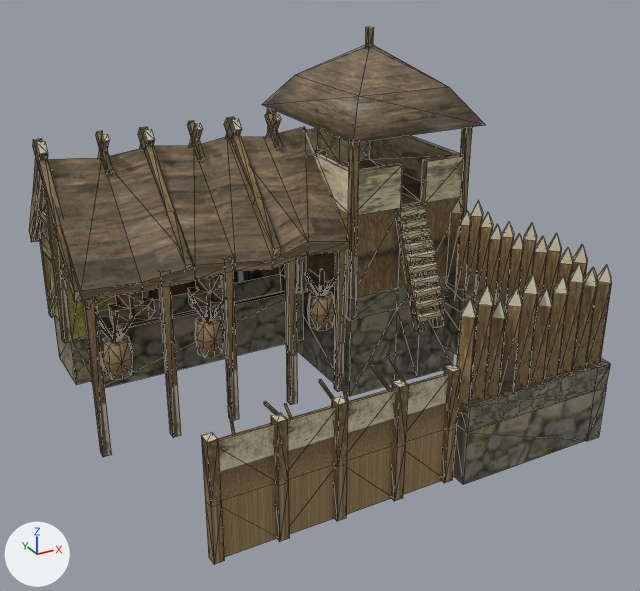
One commit to the COLLADA model art/meshes/structural/suebians/range.dae: the scene before it, then after it.
Rendered twice from a camera (50 mm lens) standing at (-20.5, -37.2, 21.2) and looking at (-0.4, -0.8, 2.9). The axes (+X, +Y, +Z) are drawn at lower left. The lights are the same throughout. Mesh edges are drawn as thin lines. Where no turn or scale is listed for an object, it has been applied to the vertices. Vertices at the same position are counted once.

Objects in the first picture: 'range'.
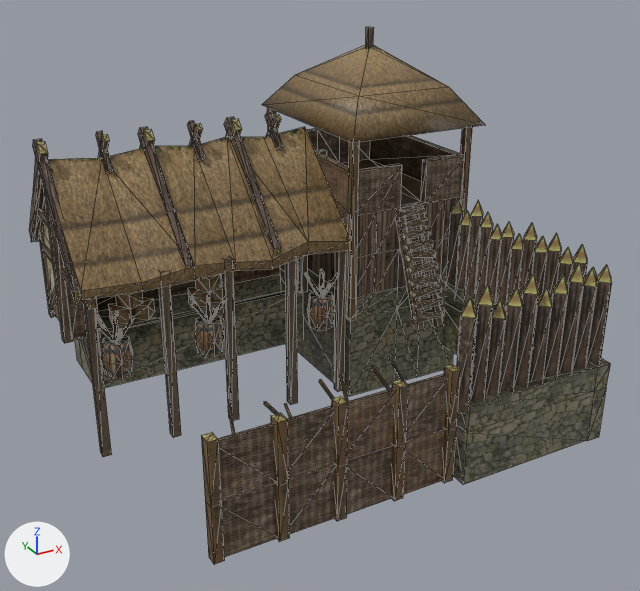
The newer file is also turned or shifted as a whole; pictures and numbers use the older file's frame.

Pixel boxes (x1, y1, x2, y2) of what changed, in the pictures (640 x 591 px):
part 1 of me_cube_3963, cut back
    before: (39, 166, 460, 385)
    after: (39, 166, 460, 338)
part 2 of me_cube_3963, surface changed
    both: (29, 27, 612, 565)

Patch to the scene script:
```diff
--- a/art/meshes/structural/suebians/range.dae.py
+++ b/art/meshes/structural/suebians/range.dae.py
@@ me_cube_3963 @@
 # used by ob_range; location = (-0.92, 0.39, 0.0)
-me_cube_3963.from_pydata(...)  # 1642 vertices, 2496 faces; spans x -11.2..11.6, y -11.3..11.5, z -4.8..15.1
+me_cube_3963.from_pydata(...)  # 1631 vertices, 2351 faces; spans x -11.2..11.6, y -11.3..11.5, z -4.8..15.1
+# me_cube_3963 part 1
+# 18 vertices are removed from x -10.7..6.4, y -1.0..10.8, z -3.3..8.9
+# 161 faces are deleted
+# 4 vertices in x -11.0..-10.5, y 9.5..9.8, z 6.1..6.6 move by (0.0, -0.5, 0.0)
+# 4 vertices in x -9.6..-9.2, y 5.7..6.2, z 4.3 move by (0.0, 0.0, -0.2)
+# 3 vertices in x 6.4, y -1.0..-0.4, z 2.9..3.2 move by (-0.1, 0.0, 0.0)
+# 4 vertices move from x -10.9..-10.8, y 5.5..6.0, z 3.7..4.2 to x -10.6, y 5.5..6.0, z 3.7..4.2
+# 11 vertices are added at x -9.7..6.3, y -1.0..10.0, z 0.0..4.1
+# 8 new vertices lie (0.0, 0.0, -2.4) away from vertices in x 3.5..10.9, y 0.8..10.7, z 6.1
+# 6 new vertices lie (-1.3, 0.0, 0.0) away from vertices in x 10.9, y 0.8..10.7, z 1.3..6.1
+# 6 new vertices lie (1.6, 0.0, 0.0) away from vertices in x 3.5, y 0.8..10.7, z 1.3..6.1
+# 6 new vertices lie (0.8, 0.0, 0.0) away from vertices in x 6.6, y 0.8..10.7, z 1.3..6.1
+# 98 new faces join them
+# me_cube_3963 part 2: 1921 kept faces spanning x -11.2..11.6, y -11.3..11.5, z -4.8..15.1 get new texture (UV) coordinates
 me_cube_3963.materials.append(mat_textura_suevos)
```
